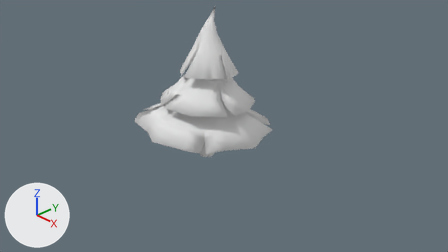
A saved change to the Blender file blender/envs/pine_tree_base_4.blend.
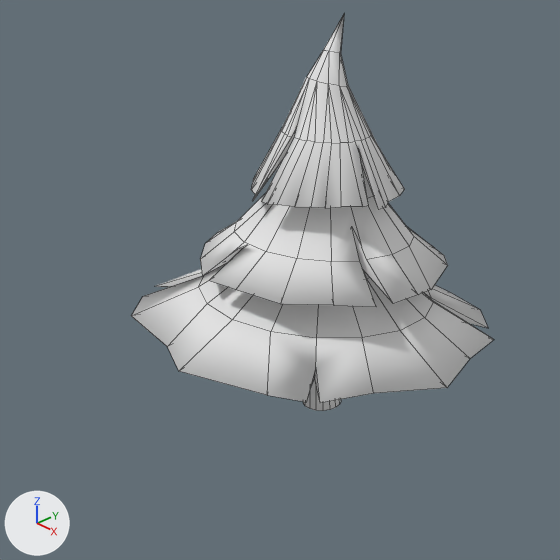
Each version appears first from the file's camera 'Camera', and next in a close-up on the part from 19% to 67% of the width and 0% to 85% of the height. Arrows for +X, +Y and +Z are at lower left; the lights stay in place. The close-ups show mesh edges as thin lines.

Script lines for the objects in view, before the commit:
```python
me_cylinder = bpy.data.meshes.new('Cylinder')
me_cylinder.from_pydata(...)  # 416 vertices, 352 faces; spans x -2.91..1.51, y -2.08..1.5, z -0.46..0.37
me_cylinder.polygons.foreach_set('use_smooth', [True] * 352)
me_cylinder.materials.append(mat_pine_tree_3)  # white #e7e7e7
ob_cylinder = bpy.data.objects.new('Cylinder', me_cylinder)
ob_cylinder.location = (0.0, 0.0, 1.57)
ob_cylinder.scale = (1.0, 1.0, 4.05)
```
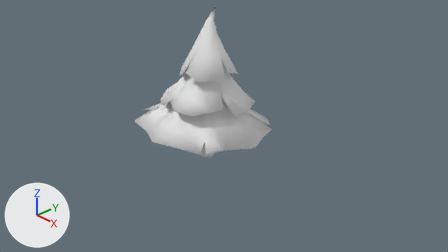
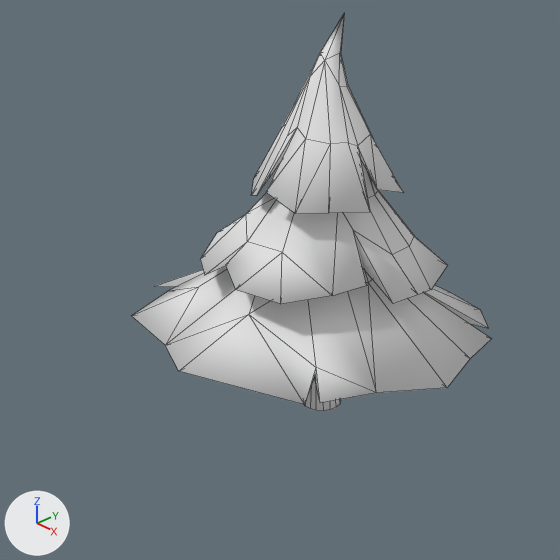
Diff of the bpy script that builds the scene:
```diff
--- a/blender/envs/pine_tree_base_4.blend.py
+++ b/blender/envs/pine_tree_base_4.blend.py
@@ ob_cylinder @@
 ob_cylinder.scale = (1.0, 1.0, 4.05)
+_m = ob_cylinder.modifiers.new('Decimate', 'DECIMATE')
+_m.ratio = 0.5
```

Boxes (x1, y1, x2, y2) around the edits, measured in the close-ups (560 x 560 px):
'Cylinder', modifiers changed: before (131, 14, 494, 411); after (132, 14, 492, 411)
